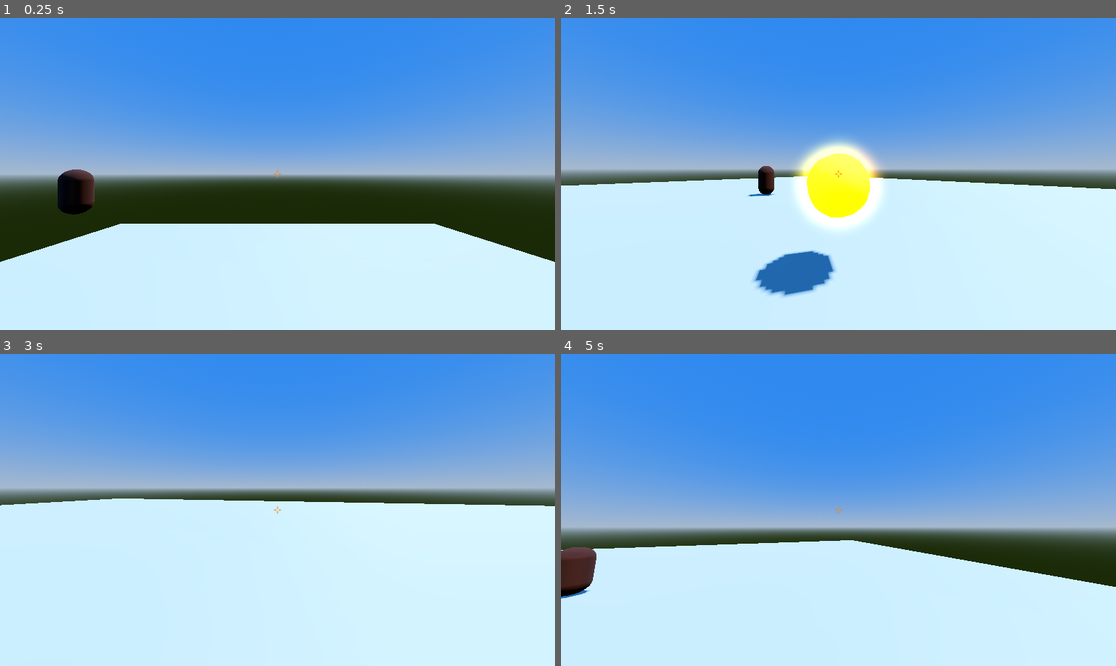
Above: before the commit, frames 1-4 (two rows, left to right).
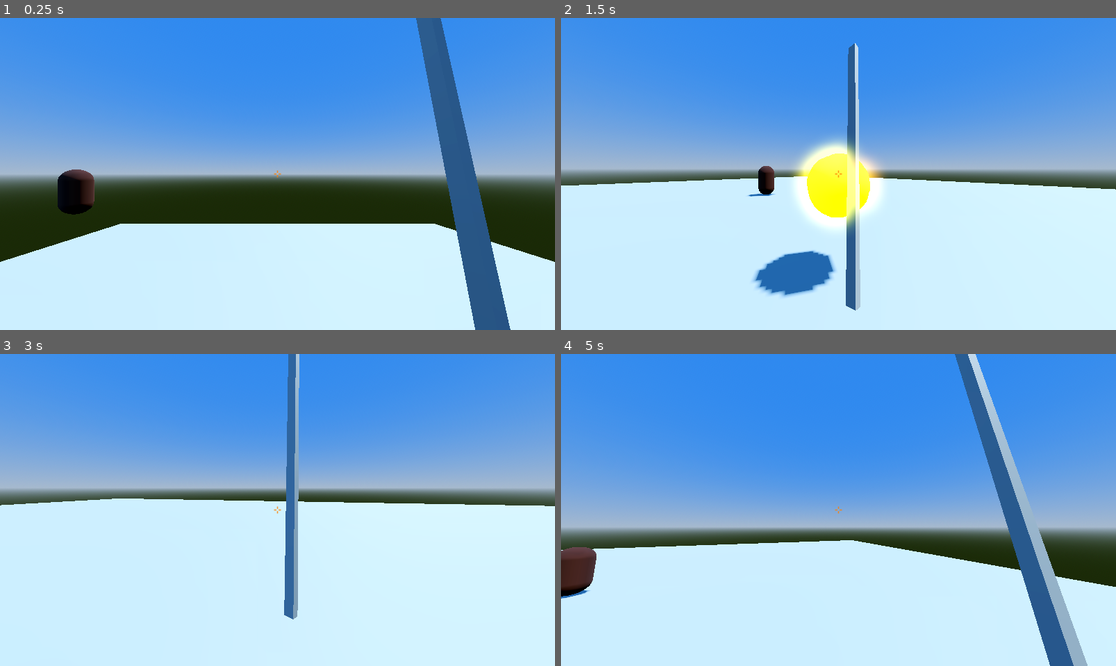
Above: after the commit, the same moments.

Repository: hottpants/midevilarena
Game: Godot game, scene res://Scenes/game_canvas.tscn
The game is run twice, just before and just after one commit, with the same random seed, the same clock (stepped at 60 frames per second) and the same inputs.
Inputs (mouse positions are in pixels of both pictures, inside the frame that each line leads up to):
- Up to frame 1 (0.25 s): no input
- Up to frame 2 (1.5 s): tap Enter (ui_accept) at 0.5 s; move the mouse to (866, 174) at 0.52 s; hold W (forward) from 0.53 s (still down); right-click (866, 174) at 0.6 s; tap Space (jump) at 0.77 s; move the mouse to (810, 174) at 1.27 s; click (810, 174) at 1.35 s
- Up to frame 3 (3 s): keep holding W (forward); tap Space (jump) at 1.52 s; right-click (249, 510) at 1.55 s; move the mouse to (288, 503) at 2.02 s; right-click (288, 503) at 2.1 s; move the mouse to (271, 516) at 2.77 s; right-click (271, 516) at 2.85 s
- Up to frame 4 (5 s): keep holding W (forward); tap Space (jump) at 3.02, 3.77, 4.52 s; move the mouse to (877, 513) at 3.52 s; click (877, 513) at 3.6 s; right-click (877, 513) at 3.8 s; move the mouse to (794, 506) at 4.27 s; right-click (794, 506) at 4.35 s

The runs differ from the first frame. In frame 1, 5.4% of the frame differs, in the area x 74-92%, y 0-100%; in frame 2, 2.0%; in frame 3, 1.8%; in frame 4, 5.1%.

Commit message:
protosword

Diff:
--- /dev/null
+++ b/Scenes/sword.tscn
@@ -0,0 +1,183 @@
+[gd_scene load_steps=8 format=3 uid="uid://ci2ixe0y0wlck"]
+
+[ext_resource type="Script" uid="uid://dxoc76sgrj5um" path="res://sword.gd" id="1_goa0h"]
+
+[sub_resource type="BoxMesh" id="BoxMesh_6wdhb"]
+
+[sub_resource type="ConcavePolygonShape3D" id="ConcavePolygonShape3D_goa0h"]
+data = PackedVector3Array(-0.5, 0.5, 0.5, 0.5, 0.5, 0.5, -0.5, -0.5, 0.5, 0.5, 0.5, 0.5, 0.5, -0.5, 0.5, -0.5, -0.5, 0.5, 0.5, 0.5, -0.5, -0.5, 0.5, -0.5, 0.5, -0.5, -0.5, -0.5, 0.5, -0.5, -0.5, -0.5, -0.5, 0.5, -0.5, -0.5, 0.5, 0.5, 0.5, 0.5, 0.5, -0.5, 0.5, -0.5, 0.5, 0.5, 0.5, -0.5, 0.5, -0.5, -0.5, 0.5, -0.5, 0.5, -0.5, 0.5, -0.5, -0.5, 0.5, 0.5, -0.5, -0.5, -0.5, -0.5, 0.5, 0.5, -0.5, -0.5, 0.5, -0.5, -0.5, -0.5, 0.5, 0.5, 0.5, -0.5, 0.5, 0.5, 0.5, 0.5, -0.5, -0.5, 0.5, 0.5, -0.5, 0.5, -0.5, 0.5, 0.5, -0.5, -0.5, -0.5, 0.5, 0.5, -0.5, 0.5, -0.5, -0.5, -0.5, 0.5, -0.5, 0.5, 0.5, -0.5, -0.5, -0.5, -0.5, -0.5)
+
+[sub_resource type="Animation" id="Animation_goa0h"]
+resource_name = "idle"
+length = 3.0
+loop_mode = 1
+tracks/0/type = "value"
+tracks/0/imported = false
+tracks/0/enabled = true
+tracks/0/path = NodePath(".:rotation")
+tracks/0/interp = 1
+tracks/0/loop_wrap = true
+tracks/0/keys = {
+"times": PackedFloat32Array(0),
+"transitions": PackedFloat32Array(1),
+"update": 0,
+"values": [Vector3(0, 0, 0)]
+}
+tracks/1/type = "value"
+tracks/1/imported = false
+tracks/1/enabled = true
+tracks/1/path = NodePath("MeshInstance3D:position")
+tracks/1/interp = 1
+tracks/1/loop_wrap = true
+tracks/1/keys = {
+"times": PackedFloat32Array(0, 1.5),
+"transitions": PackedFloat32Array(-2, -2),
+"update": 0,
+"values": [Vector3(0.718854, 1.01859, -0.657024), Vector3(0.718854, 1.01859, -0.657024)]
+}
+tracks/2/type = "value"
+tracks/2/imported = false
+tracks/2/enabled = true
+tracks/2/path = NodePath("MeshInstance3D:rotation")
+tracks/2/interp = 1
+tracks/2/loop_wrap = true
+tracks/2/keys = {
+"times": PackedFloat32Array(0, 1.5),
+"transitions": PackedFloat32Array(-2, -2),
+"update": 0,
+"values": [Vector3(-0.174987, 0, 0), Vector3(-0.156708, 0.0212561, 0.00569441)]
+}
+
+[sub_resource type="Animation" id="Animation_6wdhb"]
+length = 0.001
+tracks/0/type = "value"
+tracks/0/imported = false
+tracks/0/enabled = true
+tracks/0/path = NodePath(".:rotation")
+tracks/0/interp = 1
+tracks/0/loop_wrap = true
+tracks/0/keys = {
+"times": PackedFloat32Array(0),
+"transitions": PackedFloat32Array(1),
+"update": 0,
+"values": [Vector3(0, 0, 0)]
+}
+tracks/1/type = "value"
+tracks/1/imported = false
+tracks/1/enabled = true
+tracks/1/path = NodePath("MeshInstance3D:position")
+tracks/1/interp = 1
+tracks/1/loop_wrap = true
+tracks/1/keys = {
+"times": PackedFloat32Array(0),
+"transitions": PackedFloat32Array(1),
+"update": 0,
+"values": [Vector3(0.718854, 1.01859, -0.657024)]
+}
+tracks/2/type = "value"
+tracks/2/imported = false
+tracks/2/enabled = true
+tracks/2/path = NodePath("MeshInstance3D:rotation")
+tracks/2/interp = 1
+tracks/2/loop_wrap = true
+tracks/2/keys = {
+"times": PackedFloat32Array(0),
+"transitions": PackedFloat32Array(1),
+"update": 0,
+"values": [Vector3(-0.174987, 0, 0)]
+}
+tracks/3/type = "value"
+tracks/3/imported = false
+tracks/3/enabled = true
+tracks/3/path = NodePath(".:position")
+tracks/3/interp = 1
+tracks/3/loop_wrap = true
+tracks/3/keys = {
+"times": PackedFloat32Array(0),
+"transitions": PackedFloat32Array(1),
+"update": 0,
+"values": [Vector3(0, 0, 0)]
+}
+
+[sub_resource type="Animation" id="Animation_d6wag"]
+resource_name = "attack"
+tracks/0/type = "value"
+tracks/0/imported = false
+tracks/0/enabled = true
+tracks/0/path = NodePath(".:rotation")
+tracks/0/interp = 1
+tracks/0/loop_wrap = true
+tracks/0/keys = {
+"times": PackedFloat32Array(0, 0.0333333, 0.366667, 0.378103, 0.6, 1),
+"transitions": PackedFloat32Array(1, 1, 1, 1, 1, 1),
+"update": 0,
+"values": [Vector3(0, 0, 0), Vector3(0, 0, 0), Vector3(0, 2.52033, 0), Vector3(0, 2.5808, 0), Vector3(0, 2.52033, 0), Vector3(0, 0, 0)]
+}
+tracks/1/type = "value"
+tracks/1/imported = false
+tracks/1/enabled = true
+tracks/1/path = NodePath(".:position")
+tracks/1/interp = 1
+tracks/1/loop_wrap = true
+tracks/1/keys = {
+"times": PackedFloat32Array(0, 0.1, 1),
+"transitions": PackedFloat32Array(1, 1, 1),
+"update": 0,
+"values": [Vector3(0, 0, 0), Vector3(0, 0, 0), Vector3(0, 0, 0)]
+}
+tracks/2/type = "value"
+tracks/2/imported = false
+tracks/2/enabled = true
+tracks/2/path = NodePath("MeshInstance3D:position")
+tracks/2/interp = 1
+tracks/2/loop_wrap = true
+tracks/2/keys = {
+"times": PackedFloat32Array(0, 0.1, 1),
+"transitions": PackedFloat32Array(1, 1, 1),
+"update": 0,
+"values": [Vector3(0.7, 1, -0.6), Vector3(1.51791, 0.316598, -0.657024), Vector3(0.7, 1, -0.6)]
+}
+tracks/3/type = "value"
+tracks/3/imported = false
+tracks/3/enabled = true
+tracks/3/path = NodePath("MeshInstance3D:rotation")
+tracks/3/interp = 1
+tracks/3/loop_wrap = true
+tracks/3/keys = {
+"times": PackedFloat32Array(0, 0.1, 1),
+"transitions": PackedFloat32Array(1, 1, 1),
+"update": 0,
+"values": [Vector3(-0.174533, 0, 0), Vector3(-0.0272318, 0.172876, -1.41611), Vector3(-0.174533, 0, 0)]
+}
+
+[sub_resource type="AnimationLibrary" id="AnimationLibrary_6wdhb"]
+_data = {
+&"RESET": SubResource("Animation_6wdhb"),
+&"attack": SubResource("Animation_d6wag"),
+&"idle": SubResource("Animation_goa0h")
+}
+
+[node name="Sword" type="Node3D"]
+script = ExtResource("1_goa0h")
+
+[node name="MeshInstance3D" type="MeshInstance3D" parent="."]
+transform = Transform3D(0.0415882, 0, 0, 0, 1.68466, 0.0111426, 0, -0.297839, 0.0630258, 0.718854, 1.01859, -0.657024)
+mesh = SubResource("BoxMesh_6wdhb")
+
+[node name="hitbox" type="Area3D" parent="MeshInstance3D"]
+monitoring = false
+
+[node name="CollisionShape3D" type="CollisionShape3D" parent="MeshInstance3D/hitbox"]
+transform = Transform3D(1, 0, 0, 0, 1, 4.65661e-10, 0, 0, 1, 0, 0, 0)
+shape = SubResource("ConcavePolygonShape3D_goa0h")
+
+[node name="AnimationPlayer" type="AnimationPlayer" parent="."]
+libraries = {
+&"": SubResource("AnimationLibrary_6wdhb")
+}
+autoplay = "idle"
+playback_default_blend_time = 0.1
+
+[connection signal="area_entered" from="MeshInstance3D/hitbox" to="." method="_on_hitbox_area_entered"]
+[connection signal="body_entered" from="MeshInstance3D/hitbox" to="." method="_on_hitbox_body_entered"]
+[connection signal="animation_finished" from="AnimationPlayer" to="." method="_on_animation_player_animation_finished"]
--- a/Scripts/player.gd
+++ b/Scripts/player.gd
@@ -13,9 +13,13 @@
 var look_dir: Vector2
 @onready var camera = $Camera3D
 var camera_sens = 50
+const SWORD = preload("res://Scenes/sword.tscn")
 
 func _ready():
 	Input.mouse_mode = Input.MOUSE_MODE_CAPTURED
+	var sword = SWORD.instantiate()
+	add_child(sword)
+
 
 func _physics_process(delta: float) -> void:
 	# Add the gravity.
--- a/project.godot
+++ b/project.godot
@@ -86,3 +86,8 @@
 "events": [Object(InputEventMouseButton,"resource_local_to_scene":false,"resource_name":"","device":-1,"window_id":0,"a …(253 unchanged characters)…
 ]
 }
+swing={
+"deadzone": 0.2,
+"events": [Object(InputEventMouseButton,"resource_local_to_scene":false,"resource_name":"","device":-1,"window_id":0,"alt_pressed":false,"shift_pressed":false,"ctrl_pressed":false,"meta_pressed":false,"button_mask":0,"position":Vector2(0, 0),"global_position":Vector2(0, 0),"factor":1.0,"button_index":2,"canceled":false,"pressed":false,"double_click":false,"script":null)
+]
+}
--- /dev/null
+++ b/sword.gd
@@ -0,0 +1,25 @@
+extends Node3D
+
+@onready var anim_player = $AnimationPlayer
+@onready var hitbox = $MeshInstance3D/hitbox
+# Called when the node enters the scene tree for the first time.
+func _ready() -> void:
+	pass # Replace with function body.
+
+
+# Called every frame. 'delta' is the elapsed time since the previous frame.
+func _process(delta: float) -> void:
+	if Input.is_action_just_pressed("swing"):
+		anim_player.play("attack")
+		hitbox.monitoring = true
+
+func _on_animation_player_animation_finished(anim_name) -> void:
+	print("finished")
+	if anim_name == "attack":
+		anim_player.play("idle")
+		hitbox.monitoring = false
+
+
+func _on_hitbox_body_entered(body: Node3D) -> void:
+	if body is Enemy:
+		print ("balls hit")
Not shown, added: sword.gd.uid
